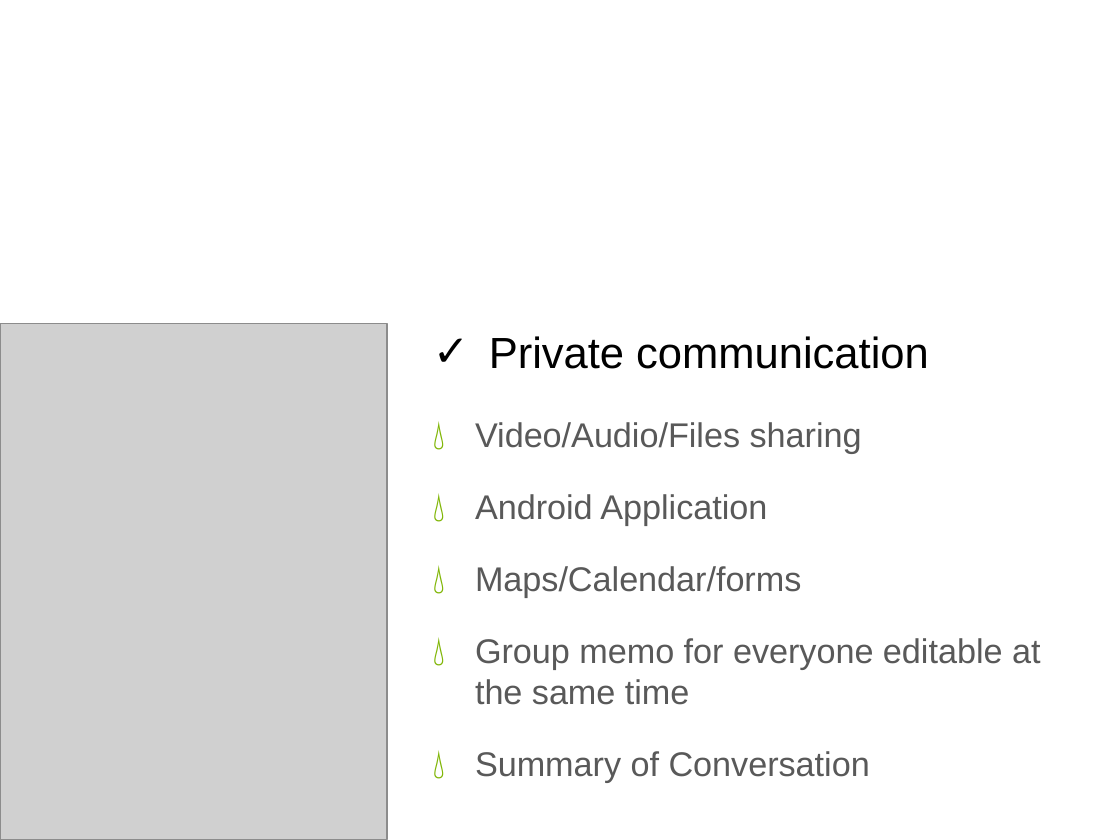
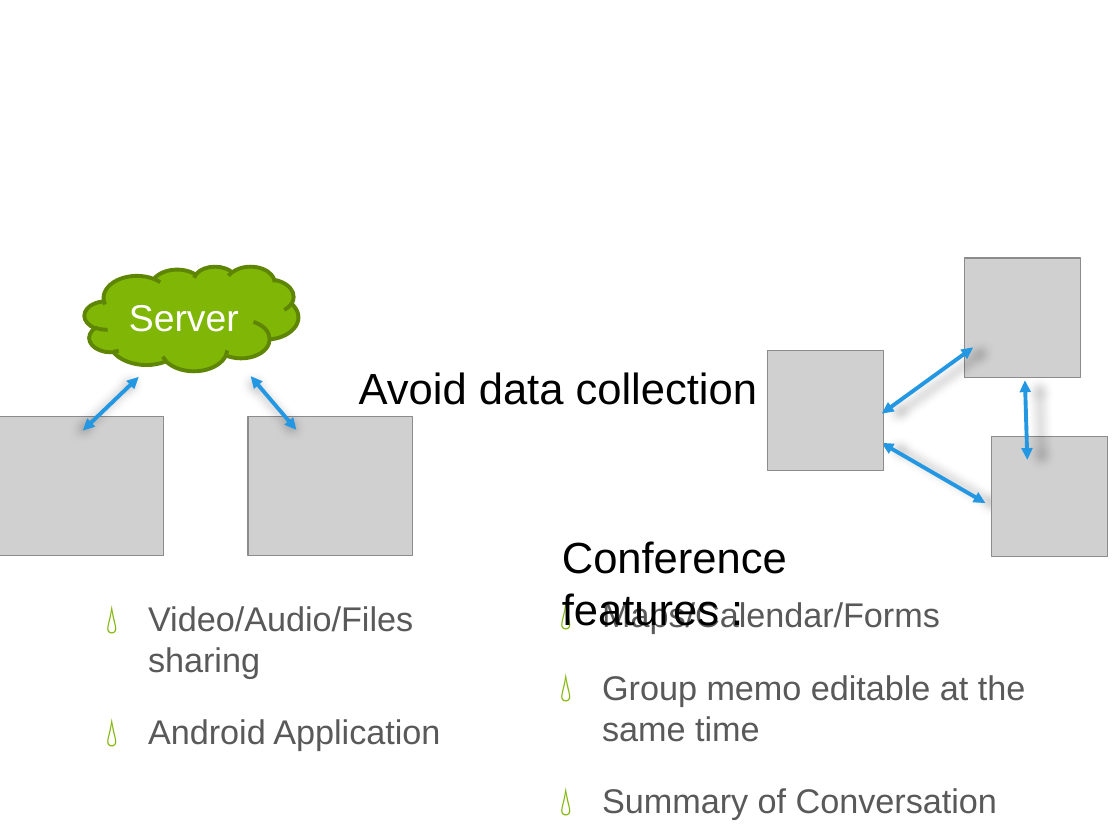
Before and after one commit to HomingPigeonProject/HomingPigeon, a slide deck: slide 1 of 1minPitch.pptx. Drawn at 1120x840 pixels with LibreOffice and Linux fonts; fonts in the diff are those of the drawing; grey boxes stand for pictures; background and template pictures are left out. Boxes give left, top, right and bottom in pixels: in the first picture for what was removed or moved away, otherwise in the second. Text is boxed around its words. In the diff, an @@ line names an element or a change of style, - is before the commit and + after.

```diff
--- a/1minPitch.pptx
+++ b/1minPitch.pptx
@@ picture removed at [0, 324, 388, 840] @@
@@ group added at [767, 258, 1108, 557]: 3 double arrows, 3 pictures @@
@@ group added at [0, 267, 412, 557]: 2 pictures, 2 double arrows, 1 cloud @@
+Server
@@ text at [359, 372, 757, 405]: text changed @@
-✓ Private communication
+Avoid data collection
@@ text at [475, 566, 1040, 783]: paragraphs removed @@
-💧 Maps/Calendar/forms
-💧 Group memo for everyone editable at the same time
-💧 Summary of Conversation
@@ text added at [562, 541, 787, 634], 28 pt, text #000000 @@
+Conference features :
@@ text "Video/Audio/Files sharing": place and size @@
-text "Video/Audio/Files sharing" at [475, 422, 1040, 783]
+text "Video/Audio/Files sharing" at [148, 606, 440, 751]
@@ text added at [602, 600, 1025, 819], 22 pt, text #595959 @@
+💧 Maps/Calendar/Forms
+💧 Group memo editable at the same time
+💧 Summary of Conversation
```
Also in this commit, not shown: 3 other files.
